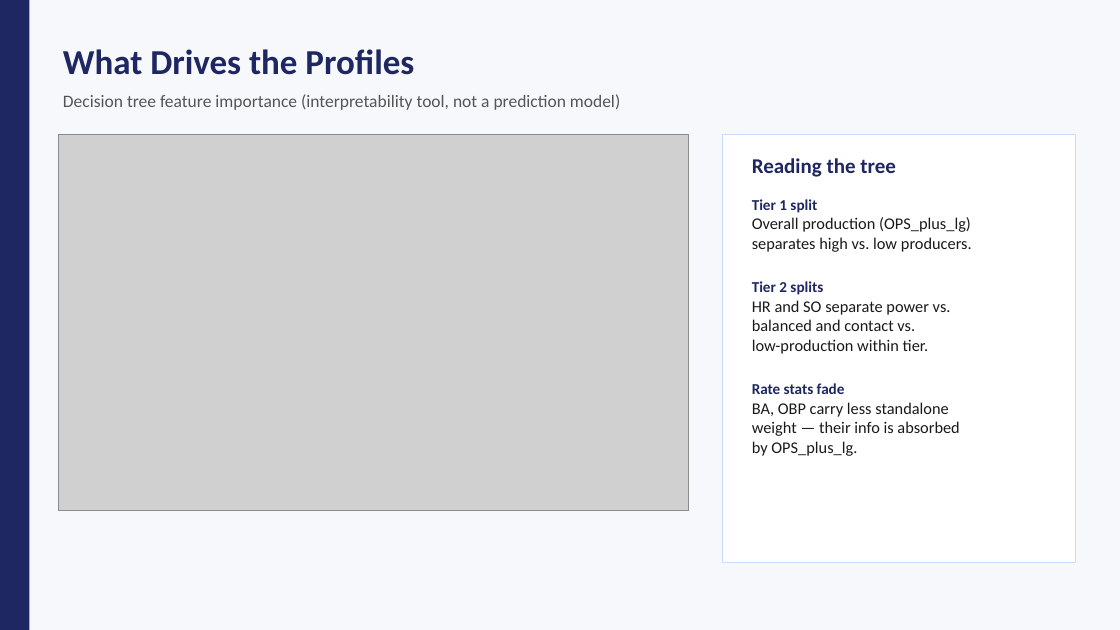
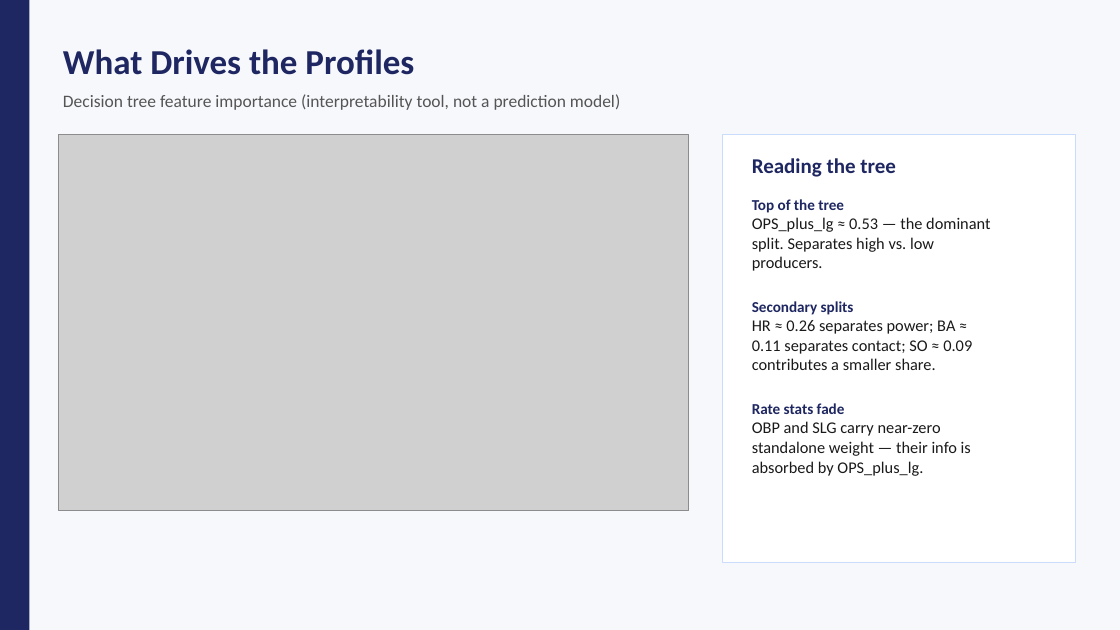
Before and after one commit to tatequentin/cs4412-datamining-project, a slide deck: slide 8 of slides/York_CS4412_M4_Presentation.pptx. Drawn at 1120x630 pixels with LibreOffice and Linux fonts; fonts in the diff are those of the drawing; grey boxes stand for pictures. Boxes give left, top, right and bottom in pixels: in the first picture for what was removed or moved away, otherwise in the second. Text is boxed around its words. In the diff, an @@ line names an element or a change of style, - is before the commit and + after.

```diff
--- a/slides/York_CS4412_M4_Presentation.pptx
+++ b/slides/York_CS4412_M4_Presentation.pptx
@@ text at box(752, 199, 990, 370): text changed @@
-Tier 1 split
-Overall production (OPS_plus_lg)
-separates high vs. low producers.
-Tier 2 splits
-HR and SO separate power vs.
-balanced and contact vs.
-low-production within tier.
+Top of the tree
+OPS_plus_lg ≈ 0.53 — the dominant
+split. Separates high vs. low
+producers.
+Secondary splits
+HR ≈ 0.26 separates power; BA ≈
+0.11 separates contact; SO ≈ 0.09
+contributes a smaller share.
@@ text at box(752, 421, 971, 476): text changed @@
-BA, OBP carry less standalone
-weight — their info is absorbed
-by OPS_plus_lg.
+OBP and SLG carry near-zero
+standalone weight — their info is
+absorbed by OPS_plus_lg.
```
Also in this commit, not shown: 4 other files.
